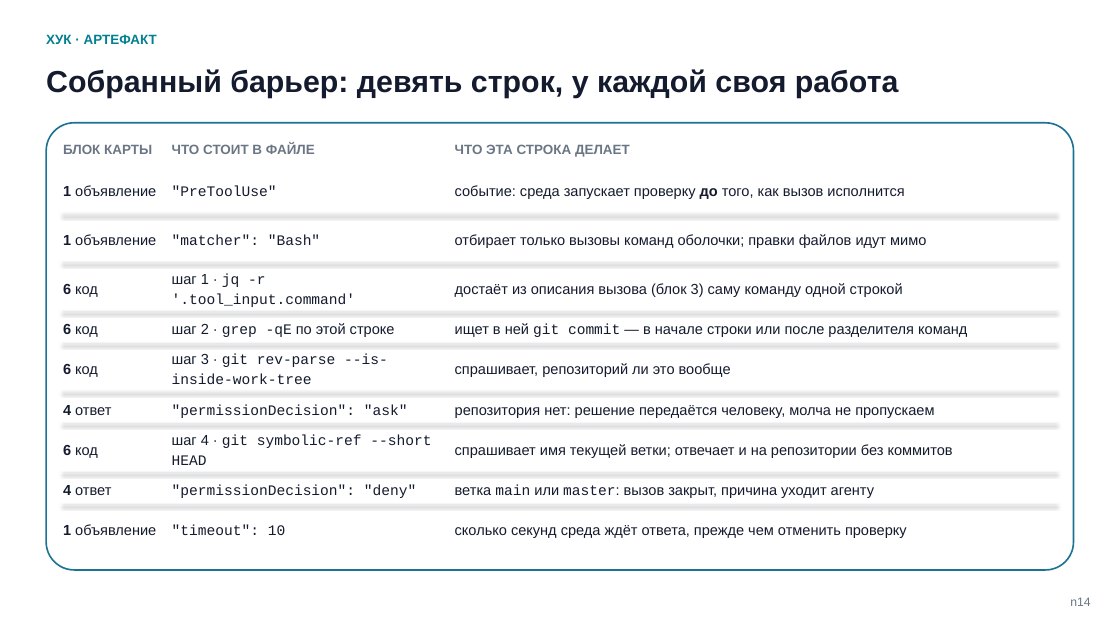
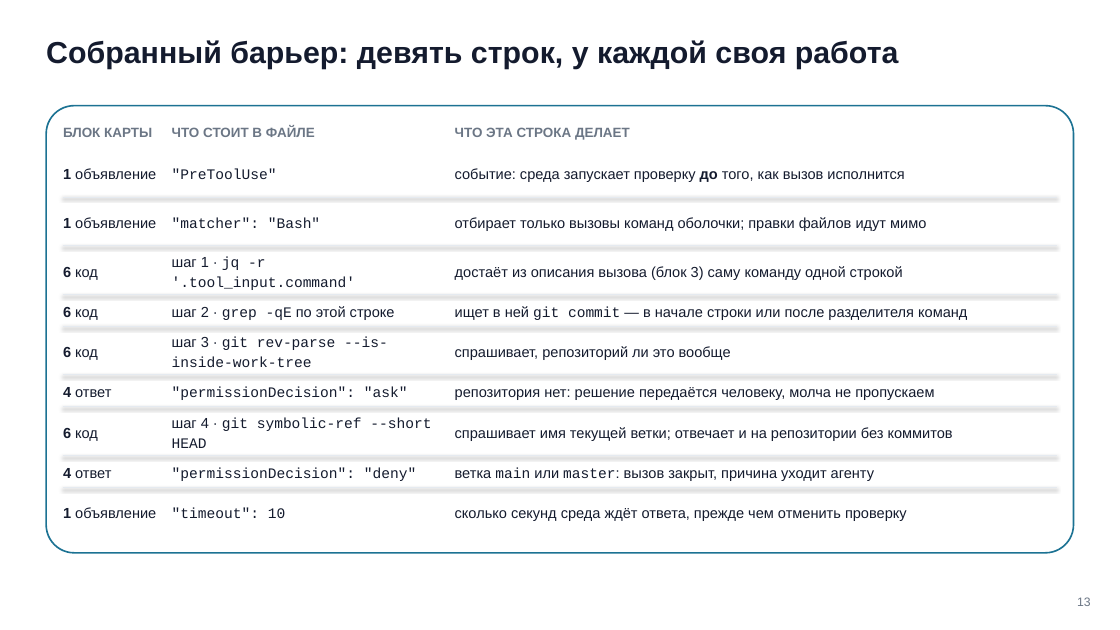
Before and after one commit to tellina-study/AI-usage-lessons, a slide deck: slide 13 of library/seminars/sem-05/rendered/sem-05.pptx. Drawn at 1120x630 pixels with LibreOffice and Linux fonts; fonts in the diff are those of the drawing. Boxes give left, top, right and bottom in pixels: in the first picture for what was removed or moved away, otherwise in the second. Text is boxed around its words. In the diff, an @@ line names an element or a change of style, - is before the commit and + after.

```diff
--- a/library/seminars/sem-05/rendered/sem-05.pptx
+++ b/library/seminars/sem-05/rendered/sem-05.pptx
@@ text "Собранный барьер: девять строк, у ...": place and size @@
-text "Собранный барьер: девять строк, у ..." at (46, 69, 899, 98)
+text "Собранный барьер: девять строк, у ..." at (46, 40, 899, 70)
@@ text removed at (46, 34, 157, 44) @@
-ХУК · АРТЕФАКТ
@@ 15 texts, 1 rounded rectangle, 1 line: place and size @@
-15 texts, 1 rounded rectangle, 1 line at (46, 123, 1074, 570)
+15 texts, 1 rounded rectangle, 1 line at (46, 106, 1074, 553)
@@ 15 texts, 1 line: place and size @@
-15 texts, 1 line at (63, 263, 1057, 538)
+15 texts, 1 line at (63, 245, 1057, 521)
@@ line moved from (63, 505) - (1057, 505) to (63, 294) - (1057, 294) @@
@@ line moved from (63, 344) - (1057, 344) to (63, 375) - (1057, 375) @@
@@ line moved from (63, 424) - (1057, 424) to (63, 455) - (1057, 455) @@
@@ 3 lines: place and size @@
-3 lines at (63, 312, 1057, 473)
+3 lines at (63, 326, 1057, 487)
@@ text at (1077, 597, 1091, 606): text changed @@
-n14
+13
```
Also in this commit, not shown: 67 other slides changed, 6 other files.
